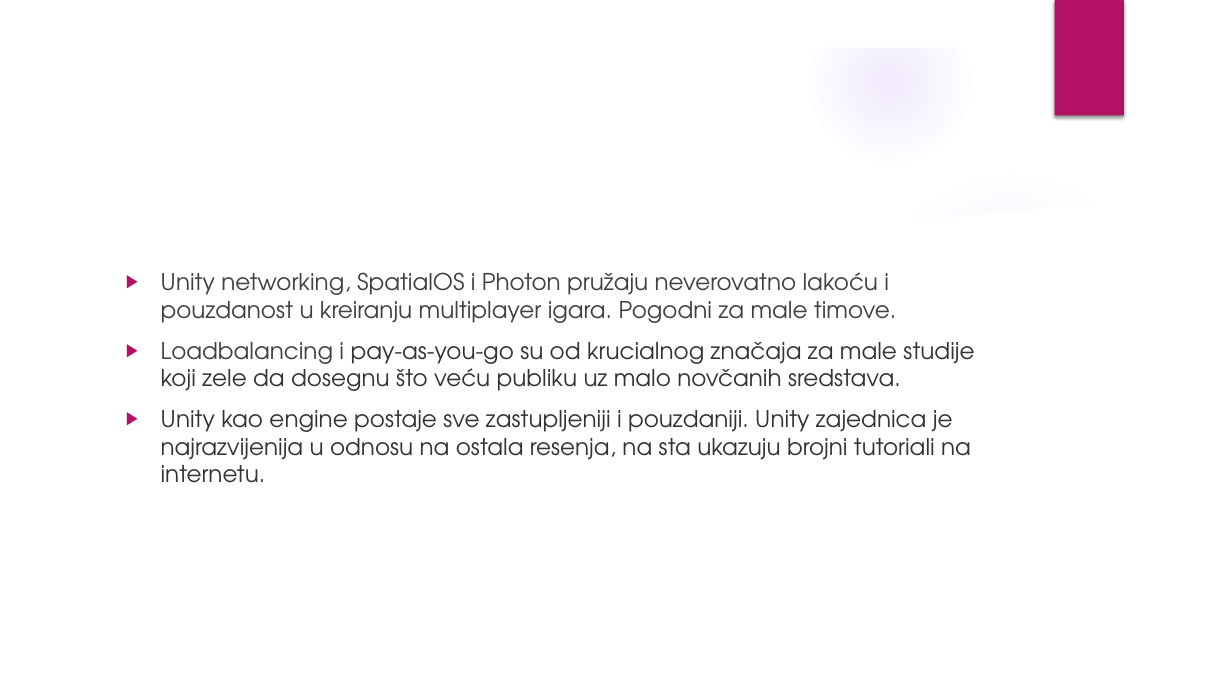
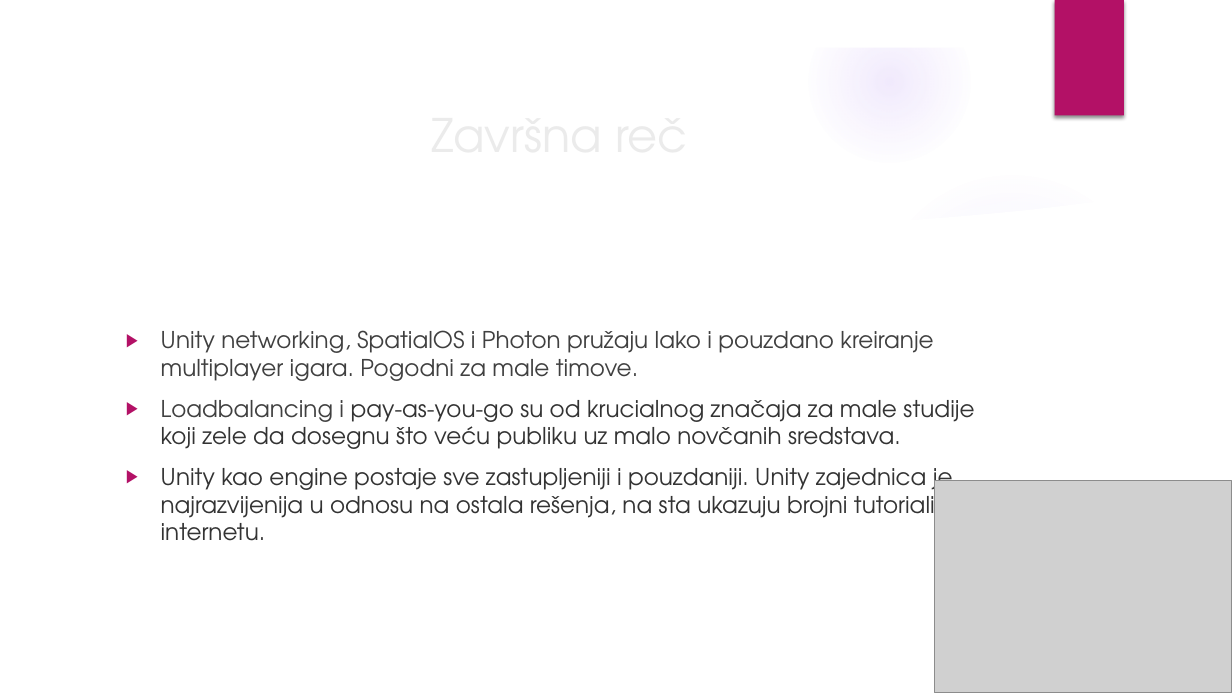
Before and after one commit to DavidManic/MineSweepersServer, a slide deck: slide 24 of Prezentacija.pptx (slide 22 before the commit). Drawn at 1232x693 pixels with LibreOffice and Linux fonts; fonts in the diff are those of the drawing; grey boxes stand for pictures; background and template pictures are left out. Boxes give left, top, right and bottom in pixels: in the first picture for what was removed or moved away, otherwise in the second. Text is boxed around its words. In the diff, an @@ line names an element or a change of style, - is before the commit and + after.

```diff
--- a/Prezentacija.pptx
+++ b/Prezentacija.pptx
@@ title added at (116, 98, 1002, 169), 36 pt, text #EBEBEB @@
+Završna reč
@@ text "Unity networking, SpatialOS i Photon ..." at (161, 330, 974, 541): vertical alignment top to middle @@
@@ text at (161, 330, 933, 381): text changed @@
-▶ Unity networking, SpatialOS i Photon pružaju neverovatno lakoću i pouzdanost u kreiranju multiplayer igara. Pogodni za male timove.
+▶ Unity networking, SpatialOS i Photon pružaju lako i pouzdano kreiranje multiplayer igara. Pogodni za male timove.
@@ text at (161, 462, 953, 541): text changed @@
-▶ Unity kao engine postaje sve zastupljeniji i pouzdaniji. Unity zajednica je najrazvijenija u odnosu na ostala resenja, na sta ukazuju brojni tutoriali na internetu.
+▶ Unity kao engine postaje sve zastupljeniji i pouzdaniji. Unity zajednica je najrazvijenija u odnosu na ostala rešenja, na sta ukazuju brojni tutoriali na internetu.
@@ picture added at (935, 481, 1232, 693) @@
```
Also in this commit, not shown: 8 other slides changed, 6 slides added, 4 slides removed, 6 other files.
